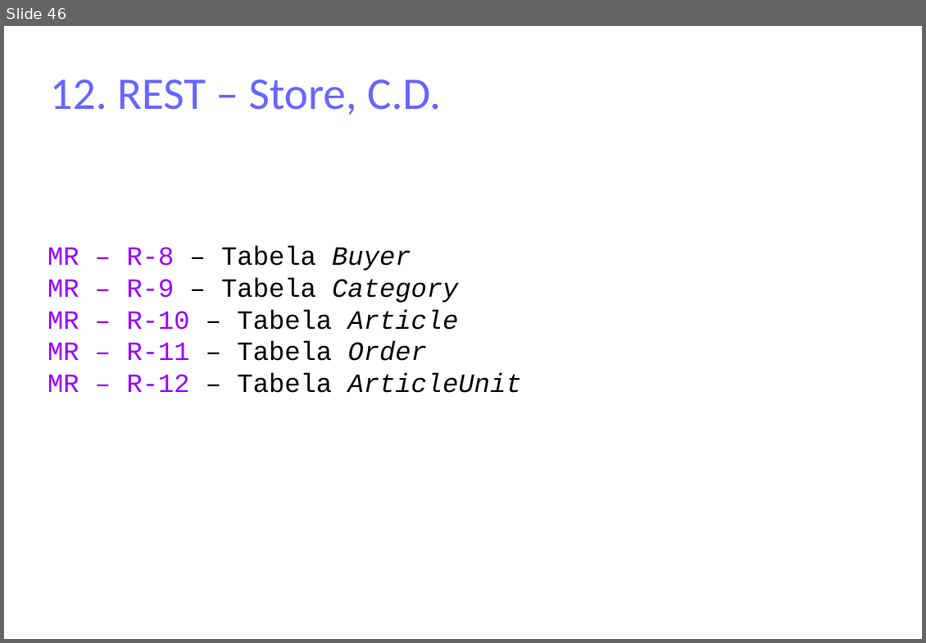
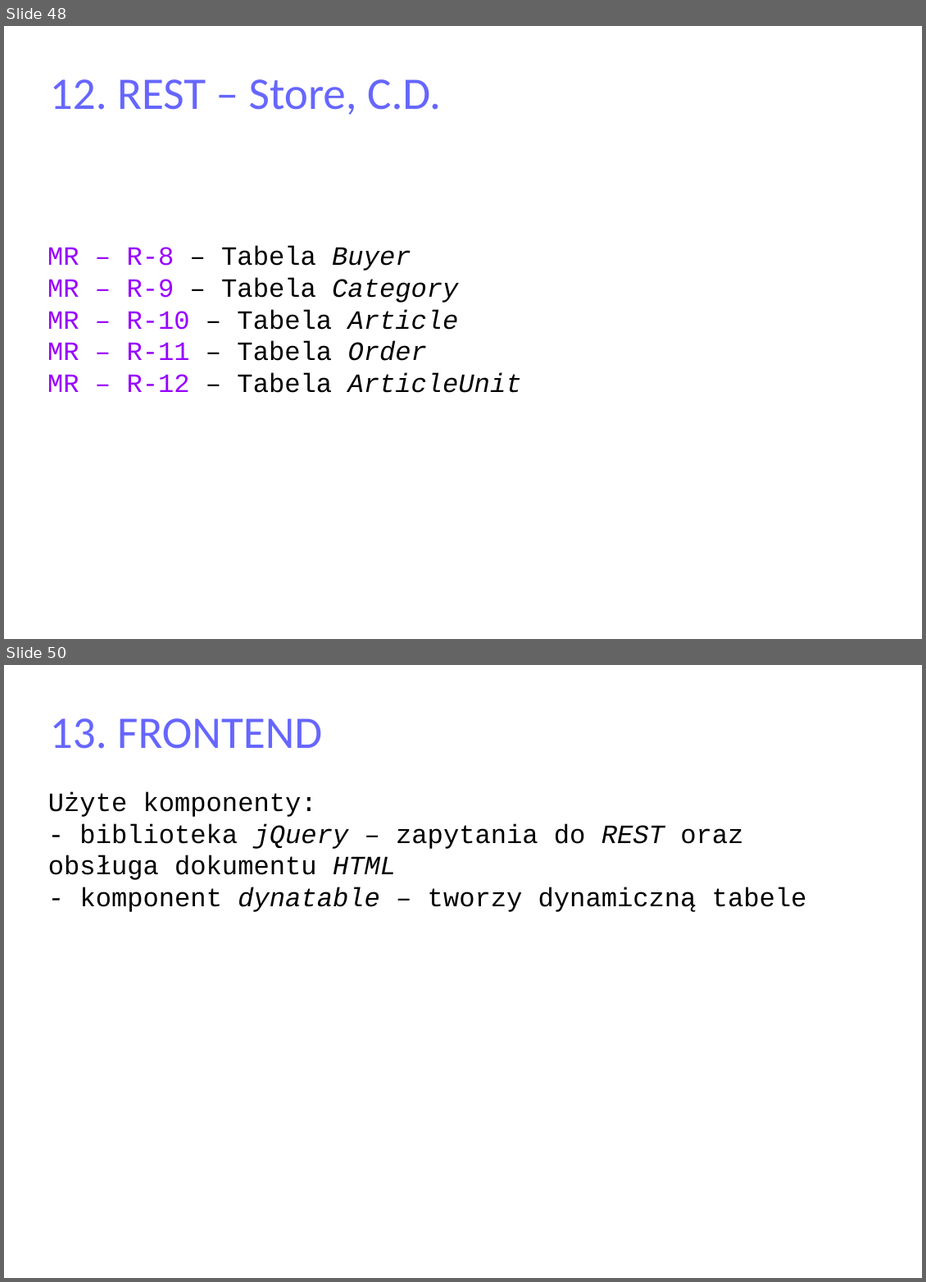
Before and after one commit to matulik/reinyzagam, a slide deck: Docs/presentation.odp. Shown one above the other, each under a label of ours: slide 46 before the commit, slides 48 and 50 after it; the slides between them are not shown. The pictures are 926x643 and 926x1282 pixels, drawn with LibreOffice and Linux fonts; fonts in the diff are those of the drawing. Boxes give left, top, right and bottom in pixels: in the first picture for what was removed or moved away, otherwise in the second. Text is boxed around its words. In the diff, an @@ line names an element or a change of style, - is before the commit and + after.

```diff
--- a/Docs/presentation.odp
+++ b/Docs/presentation.odp
@@ slide 50 added at bbox=[4, 665, 922, 1278], background #FFFFFF @@
@@ title added at bbox=[50, 718, 322, 749], 37.7 pt, text #6666FF @@
+13. FRONTEND
@@ text added at bbox=[48, 792, 808, 912], 22 pt, text #000000 @@
+Użyte komponenty:
+- biblioteka jQuery – zapytania do REST oraz obsługa dokumentu HTML
+- komponent dynatable – tworzy dynamiczną tabele
@@ what was slide 46 is now slide 48 @@
```
Also in this commit, not shown: 5 slides changed, 11 other slides added, 3 slides removed, 8 other files.
